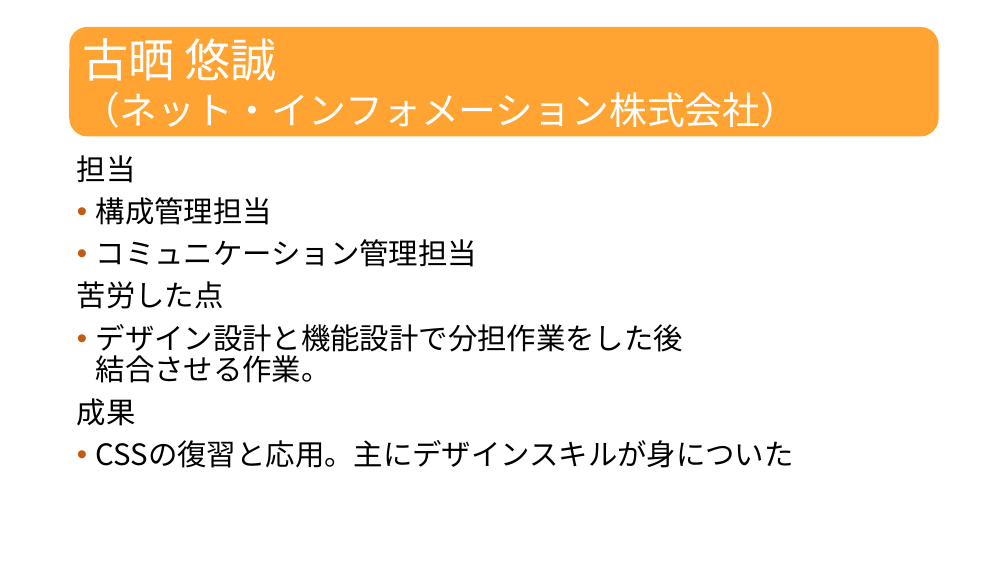
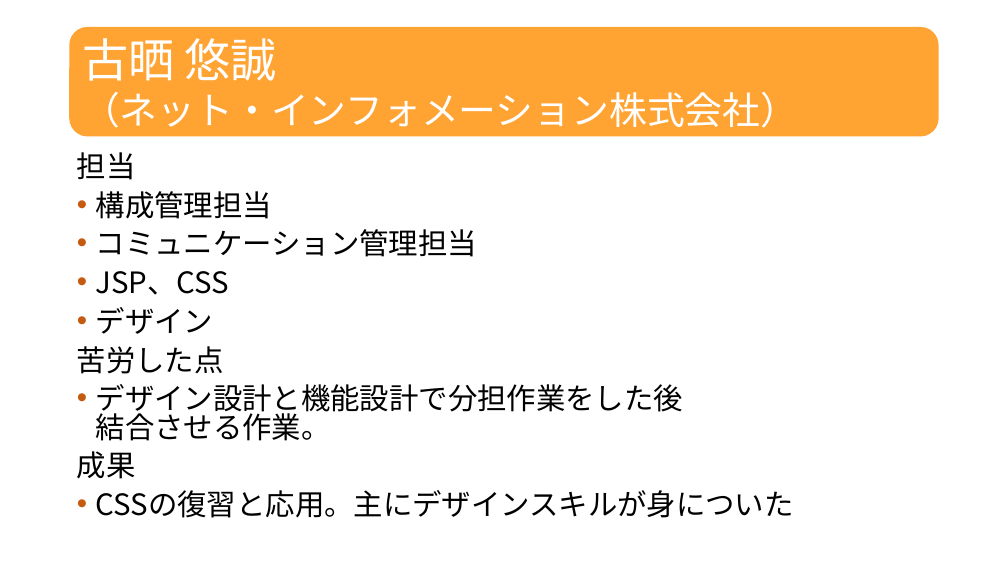
Before and after one commit to dojo2022/F-3, a slide deck: slide 20 of doc/プレゼン資料_F3_なかおっち.pptx. Drawn at 1008x567 pixels with LibreOffice and Linux fonts; fonts in the diff are those of the drawing. Boxes give left, top, right and bottom in pixels: in the first picture for what was removed or moved away, otherwise in the second. Text is boxed around its words. In the diff, an @@ line names an element or a change of style, - is before the commit and + after.

Commit message:
プレゼン資料 6/24
担当を追加しました。

```diff
--- a/doc/プレゼン資料_F3_なかおっち.pptx
+++ b/doc/プレゼン資料_F3_なかおっち.pptx
@@ text at <box>77,152,794,518</box>: line spacing 0.9 to 0.8 @@
@@ text at <box>96,271,230,334</box>: paragraphs added @@
+• JSP、CSS
+• デザイン
```
Also in this commit, not shown: 4 other slides changed, 1 other file.
